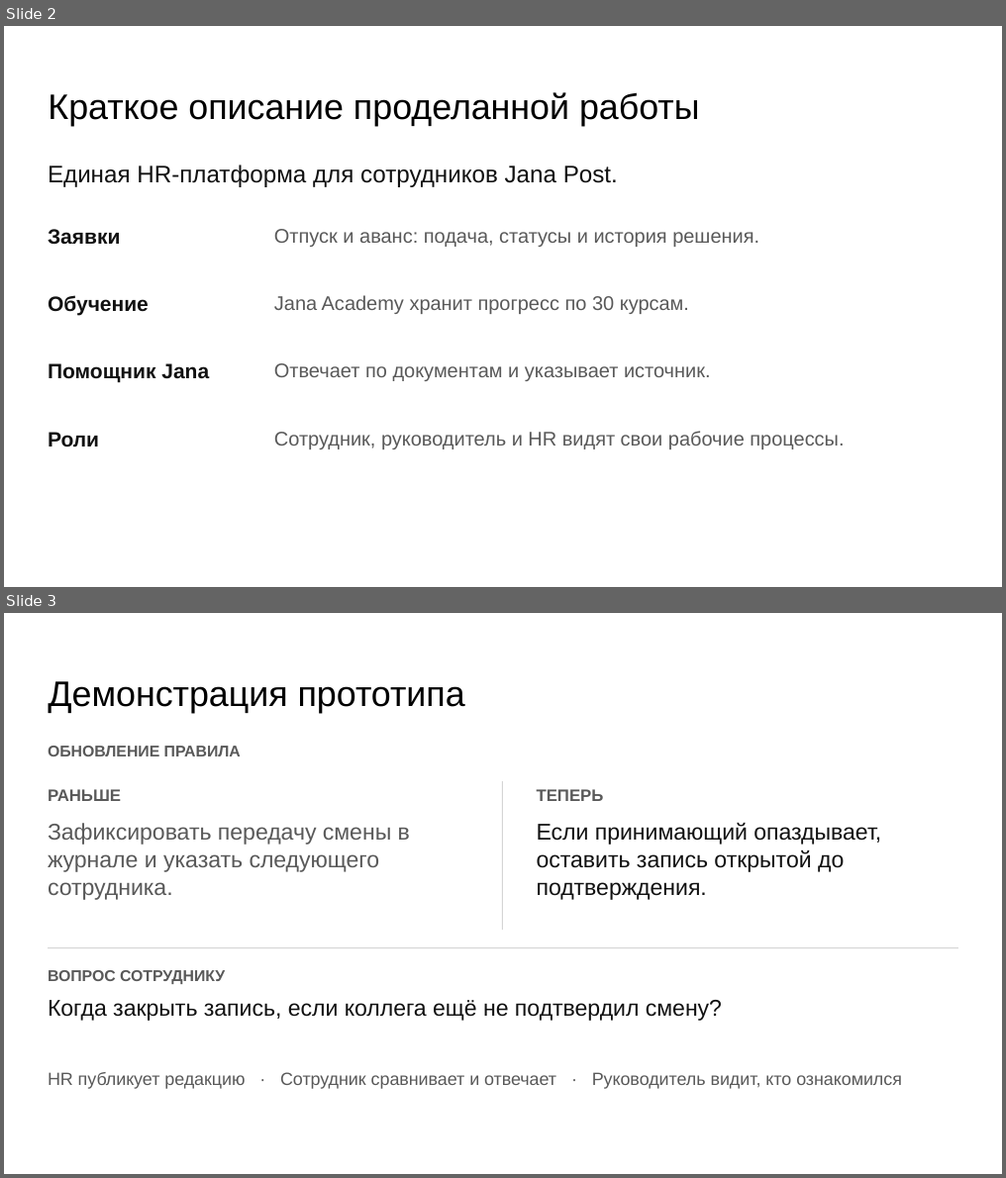
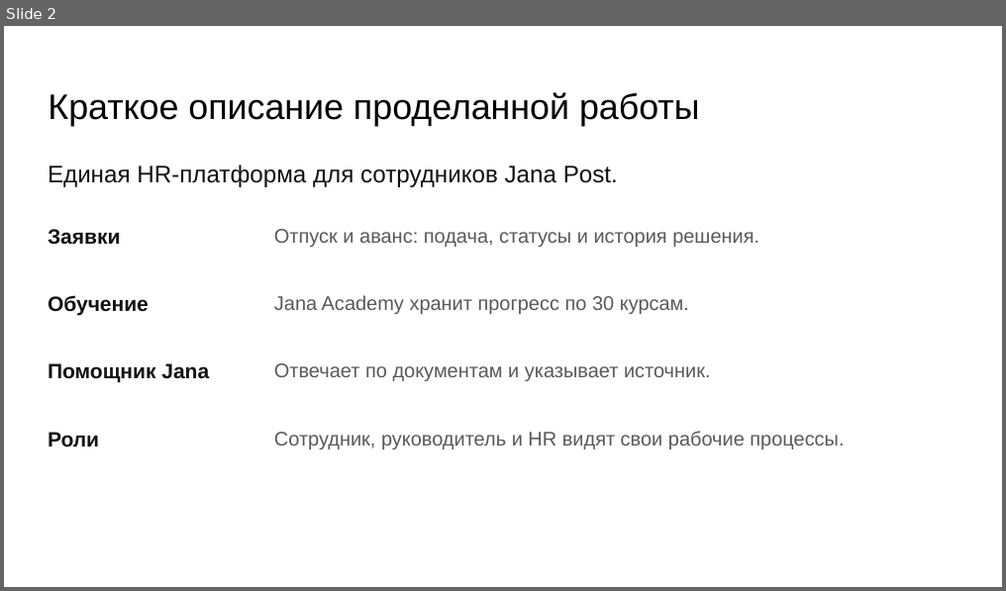
Before and after one commit to Yerlan110110/Jana, a slide deck: deliverables/JanaMen_DigitalHR_Hackathon_2026_team37_3slides.pptx. Shown one above the other, each under a label of ours: slides 2 and 3 before the commit, slide 2 after it. The pictures are 1006x1178 and 1006x591 pixels, drawn with LibreOffice and Linux fonts; fonts in the diff are those of the drawing. Boxes give left, top, right and bottom in pixels: in the first picture for what was removed or moved away, otherwise in the second. Text is boxed around its words. In the diff, an @@ line names an element or a change of style, - is before the commit and + after.

```diff
--- a/deliverables/JanaMen_DigitalHR_Hackathon_2026_team37_3slides.pptx
+++ b/deliverables/JanaMen_DigitalHR_Hackathon_2026_team37_3slides.pptx
@@ slide 3 removed at (x1=4, y1=613, x2=1002, y2=1174), background #FFFFFF @@
@@ title removed at (x1=48, y1=681, x2=465, y2=714) @@
-Демонстрация прототипа
@@ text removed at (x1=48, y1=746, x2=241, y2=757) @@
-ОБНОВЛЕНИЕ ПРАВИЛА
@@ text removed at (x1=48, y1=789, x2=121, y2=801) @@
-РАНЬШЕ
@@ rectangle removed at (x1=502, y1=781, x2=503, y2=931) @@
@@ text removed at (x1=537, y1=789, x2=604, y2=801) @@
-ТЕПЕРЬ
@@ text removed at (x1=48, y1=823, x2=410, y2=900) @@
-Зафиксировать передачу смены в журнале и указать следующего сотрудника.
@@ text removed at (x1=537, y1=823, x2=881, y2=900) @@
-Если принимающий опаздывает, оставить запись открытой до подтверждения.
@@ rectangle removed at (x1=48, y1=948, x2=958, y2=949) @@
@@ text removed at (x1=48, y1=970, x2=225, y2=984) @@
-ВОПРОС СОТРУДНИКУ
@@ text removed at (x1=48, y1=1000, x2=722, y2=1021) @@
-Когда закрыть запись, если коллега ещё не подтвердил смену?
@@ text removed at (x1=48, y1=1072, x2=902, y2=1089) @@
-HR публикует редакцию · Сотрудник сравнивает и отвечает · Руководитель видит, кто ознакомился
```
Also in this commit, not shown: 1 slide added, 1 other file.
